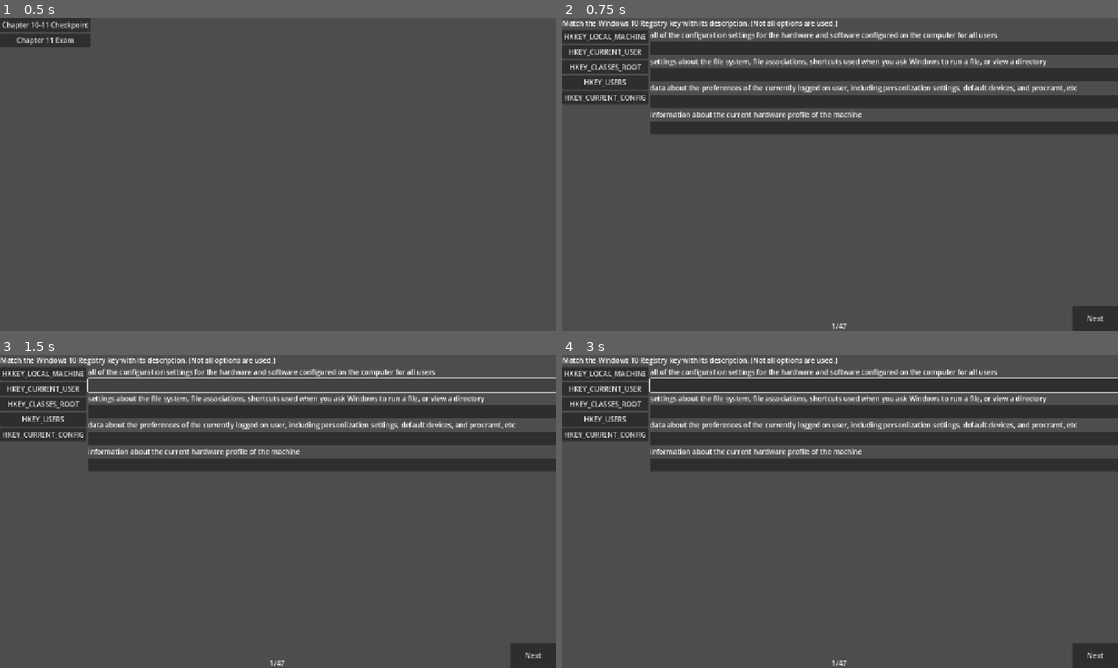
Above: before the commit, frames 1-4 (two rows, left to right).
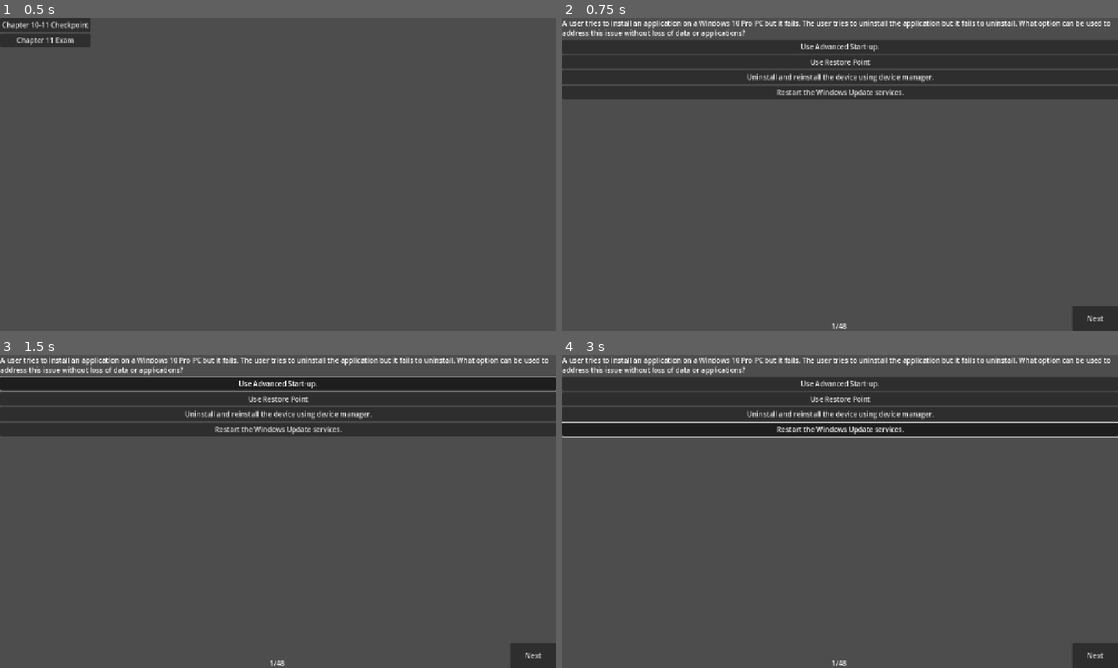
Above: after the commit, the same moments.

Repository: JMO1212/Quiz-Software
Game: Godot game, scene res://main.tscn
The game is run twice, just before and just after one commit, with the same random seed, the same clock (stepped at 60 frames per second) and the same inputs.
Inputs (mouse positions are in pixels of both pictures, inside the frame that each line leads up to):
- Up to frame 1 (0.5 s): no input
- Up to frame 2 (0.75 s): click "Chapter 11 Exam" at 0.5 s
- Up to frame 3 (1.5 s): click (278, 383) at 1.25 s, where only the run after the commit has a clickable "Use Advanced Start-up."
- Up to frame 4 (3 s): click (840, 383) at 2 s, where only the run after the commit has a clickable "Use Advanced Start-up."; click (840, 430) at 2.75 s, where only the run after the commit has a clickable "Restart the Windows Update se…"

Frame 1 is identical in both runs. In frame 2, 17% of the frame differs, in the area x 0-100%, y 0-100%; in frame 3, 20%; in frame 4, 18%.

Commit message:
Fixed issue with combine
match questions were not showing up properly

Diff:
--- a/Chapters/chapter_11_exam.gd
+++ b/Chapters/chapter_11_exam.gd
@@ -15,6 +15,17 @@
 		1,
 		"A user tries to install an application on a Windows 10 Pro PC but it fails. The user tries to uninstall the application but it fails to uninstall. What option can be used to address this issue without loss of data or applications?",
 		"Use Advanced Start-up.", "Use Restore Point", "Uninstall and reinstall the device using device manager.", "Restart the Windows Update services.", 2
+	],
+	[
+		MATCH,
+		"Match the message types in the Windows 10 Event Viewer with their description. (Not all options are used.)",
+		["Information", "Warning", "Error", "Critical", "Success Audit", "Failure Audit"],
+		["A successful event is logged",
+		"Immediate action is required.",
+		"A security event has been successful",
+		"A problem exists, but no immediate action is required",
+		"There is an indication of a potential problem with a software component that is not functioning ideally"],
+		[1, 4, 5, 3, 2]
 	],
 	[
 		1,
@@ -286,7 +297,7 @@
 func _ready() -> void:
 	print(Questions.size())
 	#Answers.resize(Questions.size())
-	Questions.shuffle()
+	#Questions.shuffle()
 	if Questions[0][0] == MATCH:
 		PrepareMatchQuestion(0)
 	else:
@@ -366,6 +377,8 @@
 		return true
 	else:
 		#IncorrectAnswers.append(QuestionNumber)
+		print(AnswersGiven)
+		print(CorrectAnswers)
 		return false
 
 func CheckMatchAnswer(Num:int):
@@ -384,11 +397,11 @@
 	if correct:
 		$Score.text = ""
 		if QuestionNumber < Questions.size() - 1:
-			QuestionNumber+=1
-			if Questions[QuestionNumber][0] == MATCH:
-				PrepareMatchQuestion(QuestionNumber)
+			if Questions[QuestionNumber+1][0] == MATCH:
+				PrepareMatchQuestion(QuestionNumber+1)
 			else:
 				MakeAnswerButtons(Questions[QuestionNumber+1])
+			QuestionNumber+=1
 
 			$QuestionNumber.text = str(QuestionNumber+1) + "/" + str(Questions.size())
 		else:
